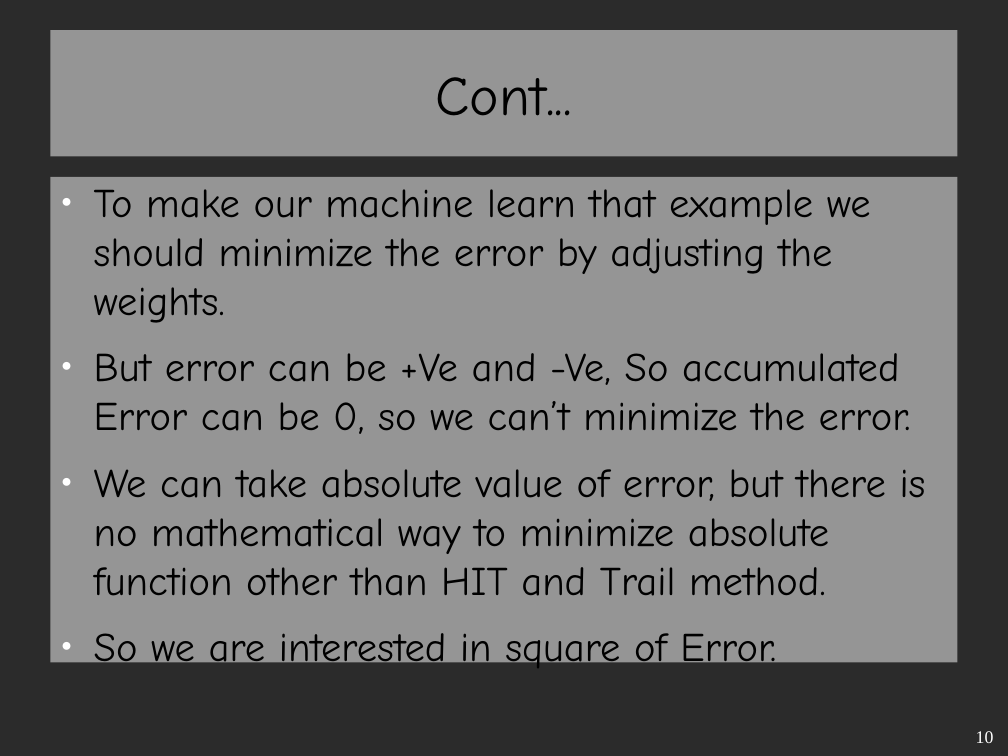
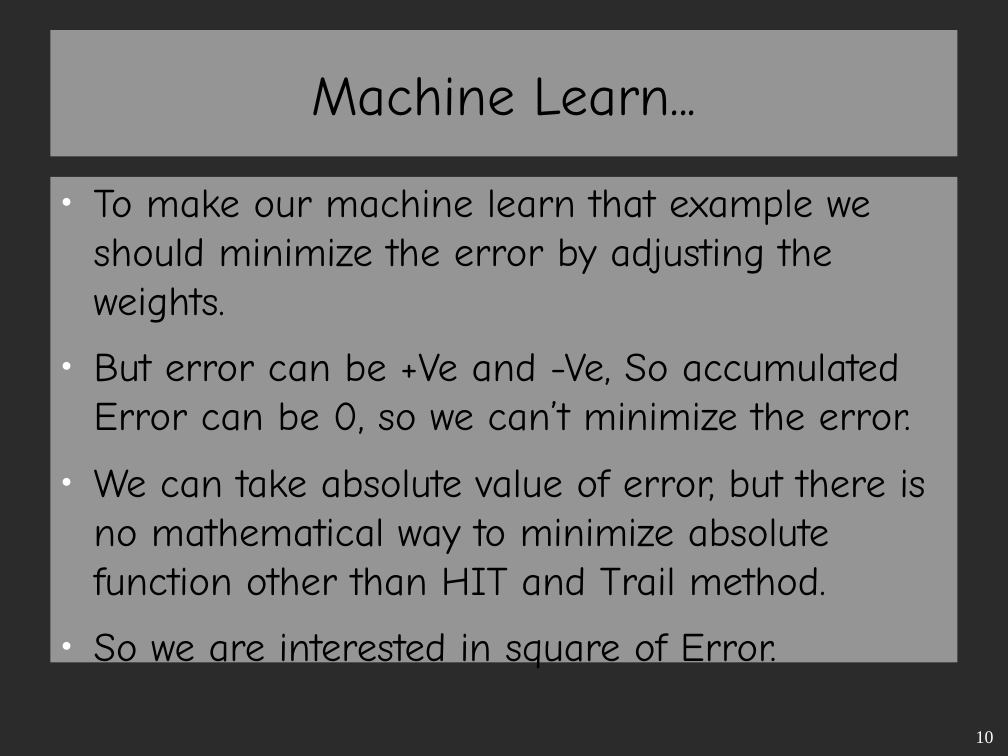
Before and after one commit to bedus-creation/MscCsIT, a slide deck: slide 10 of FirstSem/Seminar Report/Implemetation of Logic Gates.odp. Drawn at 1008x756 pixels with LibreOffice and Linux fonts; fonts in the diff are those of the drawing; background and template pictures are left out; a plain dark background stands for a picture behind light text. Boxes give left, top, right and bottom in pixels: in the first picture for what was removed or moved away, otherwise in the second. Text is boxed around its words. In the diff, an @@ line names an element or a change of style, - is before the commit and + after.

```diff
--- a/FirstSem/Seminar Report/Implemetation of Logic Gates.odp
+++ b/FirstSem/Seminar Report/Implemetation of Logic Gates.odp
@@ title at (x1=311, y1=77, x2=697, y2=116): text changed @@
-Cont...
+Machine Learn...
```
Also in this commit, not shown: 5 other slides changed, 2 slides added, 2 slides removed, 22 other files.
